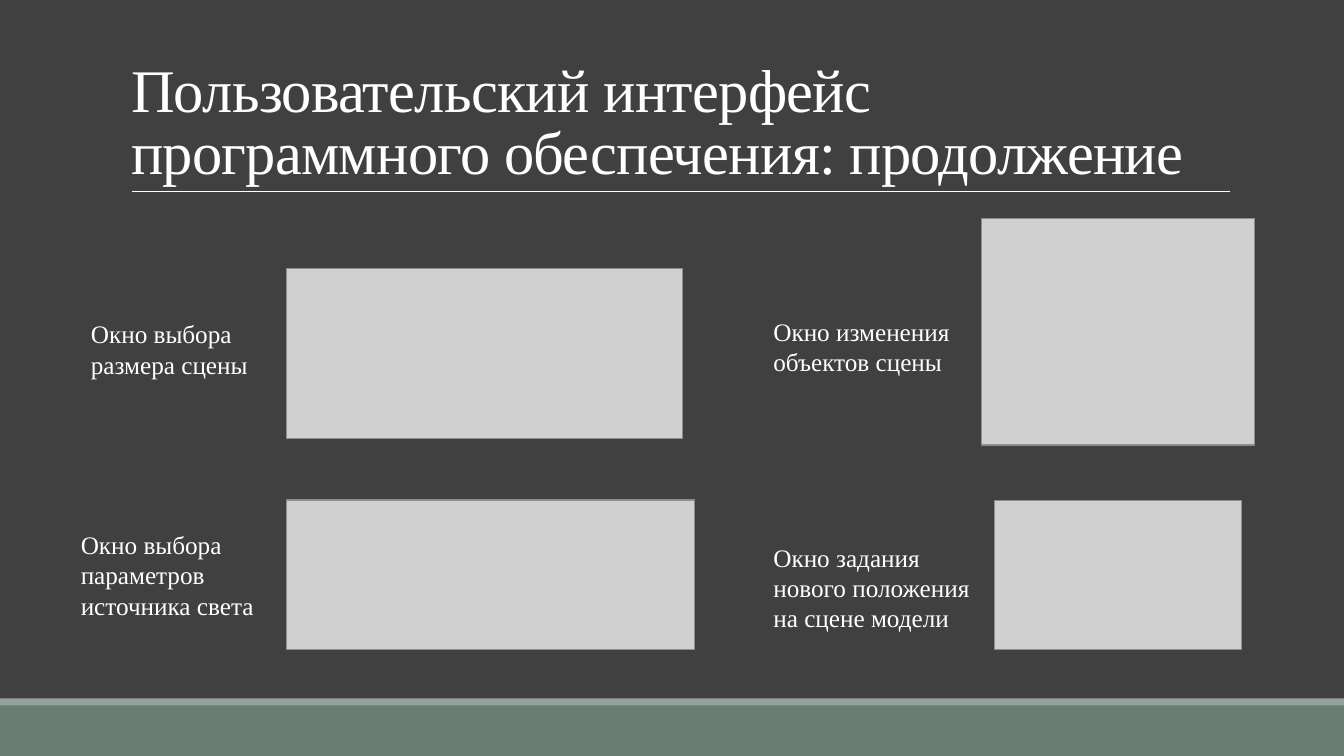
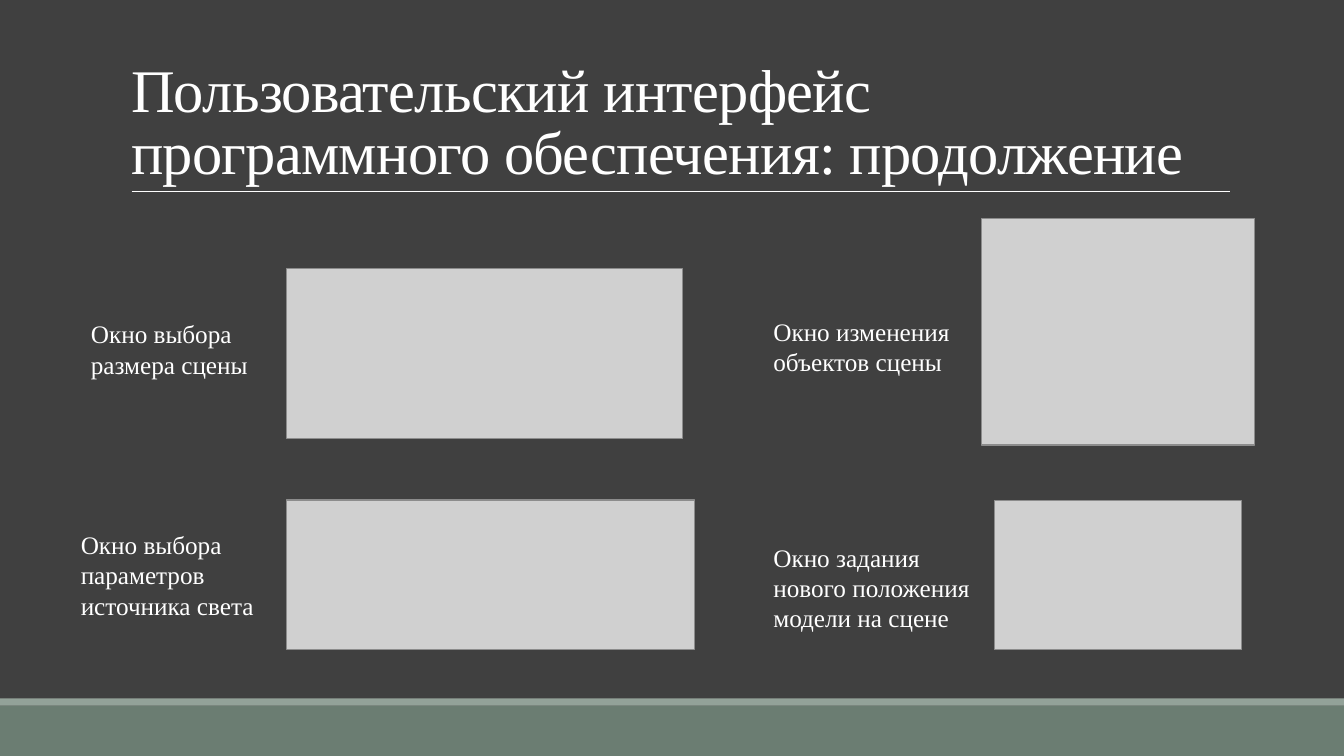
Before and after one commit to TheSawIsTheLaw/ComputerGraphicsCoursework, a slide deck: slide 13 of Presentation/CurseWorkYakuba.pptx. Drawn at 1344x756 pixels with LibreOffice and Linux fonts; fonts in the diff are those of the drawing; grey boxes stand for pictures. Boxes give left, top, right and bottom in pixels: in the first picture for what was removed or moved away, otherwise in the second. Text is boxed around its words. In the diff, an @@ line names an element or a change of style, - is before the commit and + after.

```diff
--- a/Presentation/CurseWorkYakuba.pptx
+++ b/Presentation/CurseWorkYakuba.pptx
@@ text at <box>773,550,969,632</box>: text changed @@
-Окно задания нового положения на сцене модели
+Окно задания нового положения модели на сцене
```
Also in this commit, not shown: 4 other slides changed, 2 other files.
